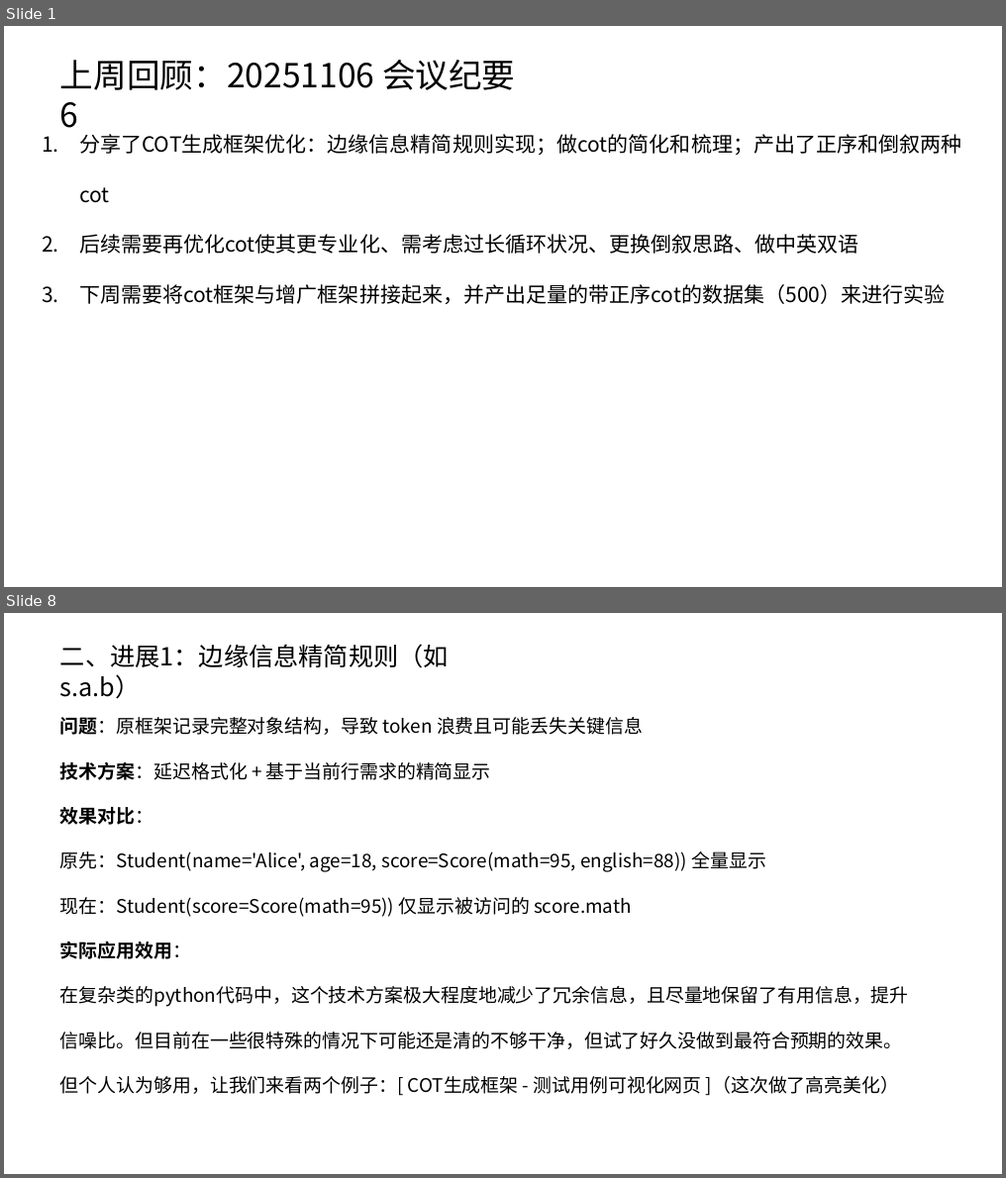
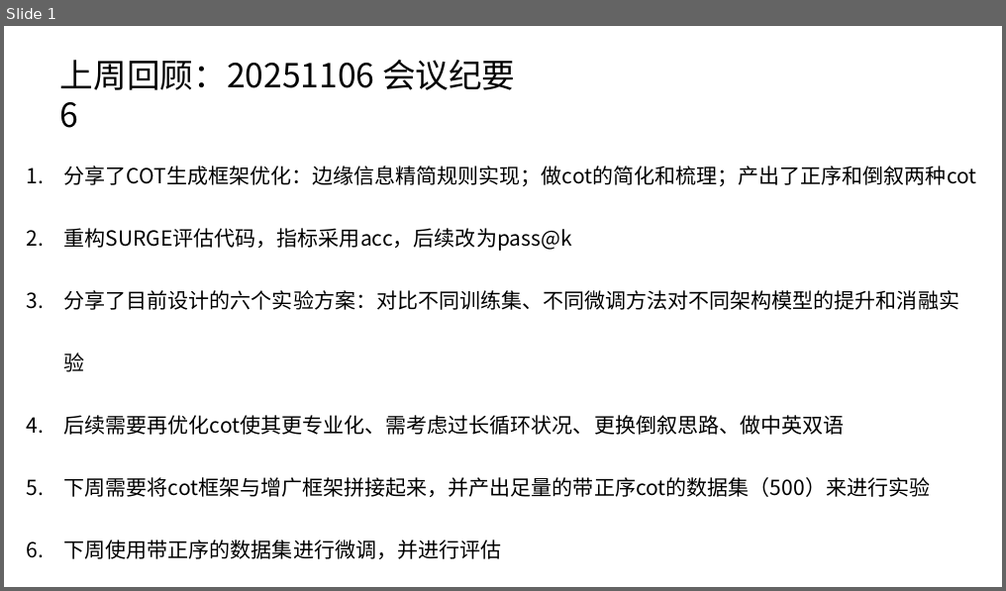
Before and after one commit to caoye04/TreecEva, a slide deck: 组会记录/组会1113.pptx. Shown one above the other, each under a label of ours: slides 1 and 8 before the commit, slide 1 after it; the slides between them are not shown. The pictures are 1006x1178 and 1006x591 pixels, drawn with LibreOffice and Linux fonts; fonts in the diff are those of the drawing. Boxes give left, top, right and bottom in pixels: in the first picture for what was removed or moved away, otherwise in the second. Text is boxed around its words. In the diff, an @@ line names an element or a change of style, - is before the commit and + after.

```diff
--- a/组会记录/组会1113.pptx
+++ b/组会记录/组会1113.pptx
@@ slide 8 removed at [4,613,1002,1174], background #FFFFFF @@
@@ text removed at [60,644,449,699] @@
-二、进展1：边缘信息精简规则（如s.a.b）
@@ text removed at [60,717,909,1096] @@
-问题：原框架记录完整对象结构，导致 token 浪费且可能丢失关键信息
-技术方案：延迟格式化 + 基于当前行需求的精简显示
-效果对比：
-原先：Student(name='Alice', age=18, score=Score(math=95, english=88)) 全量显示
-现在：Student(score=Score(math=95)) 仅显示被访问的 score.math
-实际应用效用：
-在复杂类的python代码中，这个技术方案极大程度地减少了冗余信息，且尽量地保留了有用信息，提升信噪比。但目前在一些很特殊的情况下可能还是清的不够干净，但试了好久没做到最符合预期的效果。但个人认为够用，让我们来看两个例子：[ COT生成框架 - 测试用例可视化网页 ]（这次做了高亮美化）
@@ slide 1 changed as well @@
@@ text "分享了COT生成框架优化：边缘信息精简规则实现；做cot的简化和梳理；产出了正序和倒叙两种cot": place and size @@
-text "分享了COT生成框架优化：边缘信息精简规则实现；做cot的简化和梳理；产出了正序和倒叙两种cot" at [79,134,961,304]
+text "分享了COT生成框架优化：边缘信息精简规则实现；做cot的简化和梳理；产出了正序和倒叙两种cot" at [64,166,977,560]
@@ text at [64,166,977,497]: line spacing 2 to 2.5 @@
@@ text at [64,228,959,372]: paragraphs added @@
+2. 重构SURGE评估代码，指标采用acc，后续改为pass@k
+3. 分享了目前设计的六个实验方案：对比不同训练集、不同微调方法对不同架构模型的提升和消融实验
@@ text at [64,540,502,560]: paragraph added @@
+6. 下周使用带正序的数据集进行微调，并进行评估
```
Also in this commit, not shown: 1 other slide changed, 15 slides added, 16 other slides removed, 20 other files.
